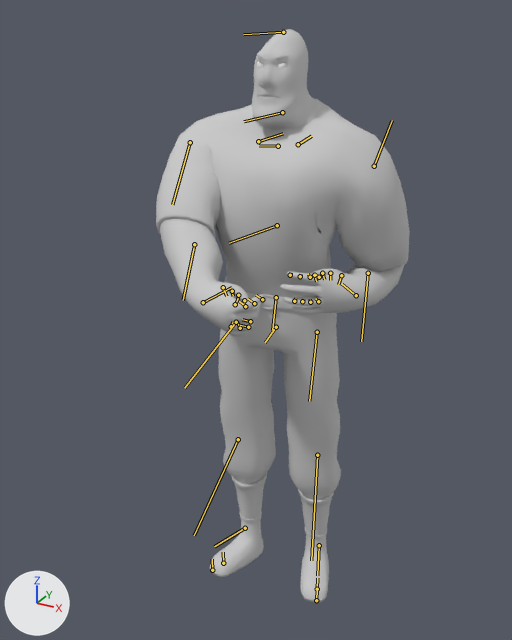
The FBX model Source/Animations/Ani_ADS_Tommygun.FBX as it was, and as the next commit left it.
Rendered twice from a camera (50 mm lens) standing at (0.992, -1.951, 2.033) and looking at (-0.061, -0.036, 1.075). Every picture has the same lights, and +X, +Y and +Z are marked at lower left. Both versions are drawn at frame 21 of the action 'Take 001'; the numbers are the values there. The bones that bend it are drawn over the model as lines.
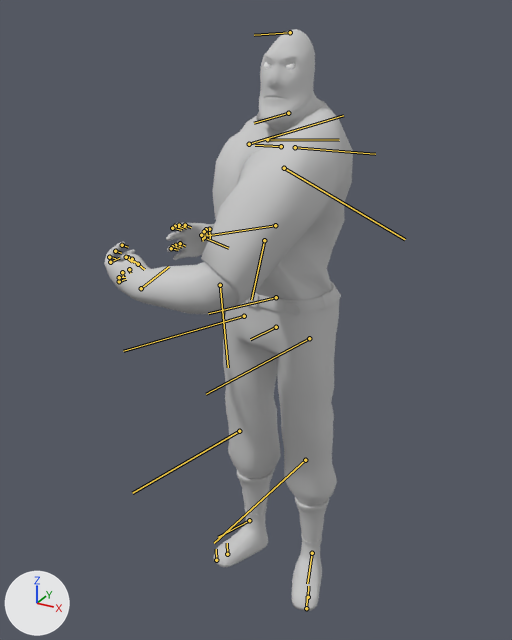
Where the change shows, as pixel boxes (x1, y1, x2, y2) in the pictures (512 x 640 px):
'Object', posed: before (156, 29, 410, 602); after (104, 29, 353, 611)
'Sphere002', posed: before (257, 62, 263, 68); after (264, 62, 271, 69)
bone 'Bip001 Pelvis', root to tip: before (276, 327) to (265, 342); after (276, 327) to (250, 339)
bone 'Bip001 Spine', root to tip: before (276, 297) to (272, 330); after (276, 297) to (208, 313)
bone 'Bip001 Spine1', root to tip: before (277, 225) to (229, 243); after (275, 225) to (205, 236)
bone 'Bip001 Neck', root to tip: before (278, 146) to (259, 145); after (281, 146) to (255, 145)
bone 'Bip001 Head', root to tip: before (282, 112) to (244, 121); after (288, 113) to (254, 123)
bone 'Bip001 L Clavicle', root to tip: before (298, 144) to (311, 136); after (295, 147) to (375, 154)
bone 'Bip001 L UpperArm', root to tip: before (374, 166) to (392, 120); after (284, 168) to (405, 239)
bone 'Bip001 L Forearm', root to tip: before (368, 273) to (361, 341); after (220, 285) to (228, 367)
bone 'Bip001 L Hand', root to tip: before (356, 295) to (342, 284); after (141, 288) to (169, 266)
bone 'Bip001 L Finger0', root to tip: before (341, 275) to (338, 284); after (138, 264) to (144, 269)
bone 'Bip001 L Finger1', root to tip: before (319, 277) to (315, 274); after (110, 262) to (119, 258)
bone 'Bip001 L Finger11', root to tip: before (310, 277) to (308, 274); after (109, 257) to (115, 258)
bone 'Bip001 L Finger2', root to tip: before (318, 301) to (315, 298); after (119, 281) to (126, 279)
bone 'Bip001 L Finger21', root to tip: before (310, 302) to (310, 299); after (119, 277) to (125, 277)
bone 'Bip001 L Finger22', root to tip: before (302, 301) to (303, 299); after (122, 272) to (123, 276)
bone 'Bip001 R Clavicle', root to tip: before (258, 141) to (283, 133); after (267, 139) to (339, 140)
bone 'Bip001 R UpperArm', root to tip: before (190, 142) to (172, 204); after (249, 144) to (343, 115)
bone 'Bip001 R Forearm', root to tip: before (194, 244) to (183, 300); after (264, 240) to (251, 300)
bone 'Bip001 R Hand', root to tip: before (203, 302) to (231, 287); after (204, 237) to (228, 248)
bone 'Bip001 R Finger0', root to tip: before (223, 287) to (226, 296); after (209, 229) to (210, 238)
bone 'Bip001 R Finger1', root to tip: before (235, 304) to (238, 299); after (185, 225) to (191, 227)
bone 'Bip001 R Finger11', root to tip: before (245, 306) to (239, 301); after (179, 225) to (186, 228)
bone 'Bip001 R Finger2', root to tip: before (231, 326) to (233, 321); after (180, 243) to (185, 246)
bone 'Bip001 R Finger21', root to tip: before (240, 328) to (237, 322); after (175, 245) to (182, 247)
bone 'Bip001 R Finger22', root to tip: before (248, 327) to (240, 325); after (172, 246) to (179, 248)
bone 'Bip001 L Thigh', root to tip: before (317, 332) to (309, 401); after (309, 338) to (206, 394)
bone 'Bip001 L Calf', root to tip: before (317, 455) to (311, 560); after (305, 460) to (214, 543)
bone 'Bip001 L Foot', root to tip: before (319, 545) to (317, 575); after (312, 553) to (307, 583)
bone 'Bip001 R Thigh', root to tip: before (236, 322) to (184, 388); after (244, 316) to (123, 351)
bone 'Bip001 R Calf', root to tip: before (238, 439) to (194, 535); after (239, 431) to (132, 493)
bone 'Bip001 R Foot', root to tip: before (245, 528) to (214, 546); after (249, 520) to (218, 537)

The edits, one by one:
Object 'Bip001' (bone_rig_object) turns from (0, 0, -68) to (0, 0, -112) degrees about its own x, y and z.
Bone 'Bip001 Pelvis' (bone_bip001_pelvis) turns from (-10, 0, 0) to (10, 0, 0) degrees about its own x, y and z.
Bone 'Bip001 Spine' (bone_bip001_spine) turns from (13, 0, 0) to (-21, 0, 0) degrees about its own x, y and z.
Bone 'Bip001 Spine1' (bone_bip001_spine1) turns from (-30, 0, 0) to (6, -1, 0) degrees about its own x, y and z.
Bone 'Bip001 Neck' (bone_bip001_neck) turns from (-2, 0, 0) to (2, 0, 0) degrees about its own x, y and z.
Bone 'Bip001 Head' (bone_bip001_head) turns from (6, -2, 0) to (26, 2, 0) degrees about its own x, y and z.
Bone 'Bip001 L Clavicle' (bone_bip001_l_clavicle) turns from (-1, 10, 11) to (3, 1, -53) degrees about its own x, y and z.
Bone 'Bip001 L UpperArm' (bone_bip001_l_upperarm) turns from (-7, 4, 8) to (-5, -1, -31) degrees about its own x, y and z.
Bone 'Bip001 L Forearm' (bone_bip001_l_forearm) turns from (0, 0, -99) to (0, 0, -49) degrees about its own x, y and z.
Bone 'Bip001 L Hand' (bone_bip001_l_hand) turns from (0, 0, 48) to (-28, 11, 27) degrees about its own x, y and z.
Bone 'Bip001 L Finger0' (bone_bip001_l_finger0) turns from (0, 0, 0) to (1, -10, -4) degrees about its own x, y and z.
Bone 'Bip001 L Finger1' (bone_bip001_l_finger1) turns from (0, 0, 0) to (0, 0, 32) degrees about its own x, y and z.
Bone 'Bip001 L Finger11' (bone_bip001_l_finger11) turns from (0, 0, 0) to (0, 0, 38) degrees about its own x, y and z.
Bone 'Bip001 L Finger2' (bone_bip001_l_finger2) turns from (0, 0, 0) to (0, 0, 35) degrees about its own x, y and z.
Bone 'Bip001 L Finger21' (bone_bip001_l_finger21) turns from (0, 0, 0) to (0, 0, 14) degrees about its own x, y and z.
Bone 'Bip001 L Finger22' (bone_bip001_l_finger22) turns from (0, 0, 0) to (0, 0, 43) degrees about its own x, y and z.
Bone 'Bip001 R Clavicle' (bone_bip001_r_clavicle) turns from (-1, 0, -22) to (1, -10, 11) degrees about its own x, y and z.
Bone 'Bip001 R UpperArm' (bone_bip001_r_upperarm) turns from (-15, -19, -53) to (2, 3, 8) degrees about its own x, y and z.
Bone 'Bip001 R Forearm' (bone_bip001_r_forearm) turns from (0, 0, -13) to (0, 0, -105) degrees about its own x, y and z.
Bone 'Bip001 R Hand' (bone_bip001_r_hand) turns from (0, -11, 27) to (0, 0, 22) degrees about its own x, y and z.
Bone 'Bip001 R Finger0' (bone_bip001_r_finger0) turns from (-1, 10, -4) to (0, 0, 0) degrees about its own x, y and z.
Bone 'Bip001 R Finger1' (bone_bip001_r_finger1) turns from (0, 0, 32) to (0, 0, 0) degrees about its own x, y and z.
Bone 'Bip001 R Finger11' (bone_bip001_r_finger11) turns from (0, 0, 38) to (0, 0, 0) degrees about its own x, y and z.
Bone 'Bip001 R Finger2' (bone_bip001_r_finger2) turns from (0, 0, 35) to (0, 0, 0) degrees about its own x, y and z.
Bone 'Bip001 R Finger21' (bone_bip001_r_finger21) turns from (0, 0, 14) to (0, 0, 0) degrees about its own x, y and z.
Bone 'Bip001 R Finger22' (bone_bip001_r_finger22) turns from (0, 0, 43) to (0, 0, 0) degrees about its own x, y and z.
Bone 'Bip001 L Thigh' (bone_bip001_l_thigh) turns from (-10, 3, -5) to (1, 0, -6) degrees about its own x, y and z.
Bone 'Bip001 L Calf' (bone_bip001_l_calf) turns from (0, 0, 2) to (0, 0, 4) degrees about its own x, y and z.
Bone 'Bip001 L Foot' (bone_bip001_l_foot) turns from (0, -2, 2) to (-31, 0, 2) degrees about its own x, y and z.
Bone 'Bip001 R Thigh' (bone_bip001_r_thigh) turns from (-1, 0, -6) to (10, -3, -5) degrees about its own x, y and z.
Bone 'Bip001 R Calf' (bone_bip001_r_calf) turns from (0, 0, 4) to (0, 0, 2) degrees about its own x, y and z.
Bone 'Bip001 R Foot' (bone_bip001_r_foot) turns from (31, 0, 2) to (0, 2, 2) degrees about its own x, y and z.
